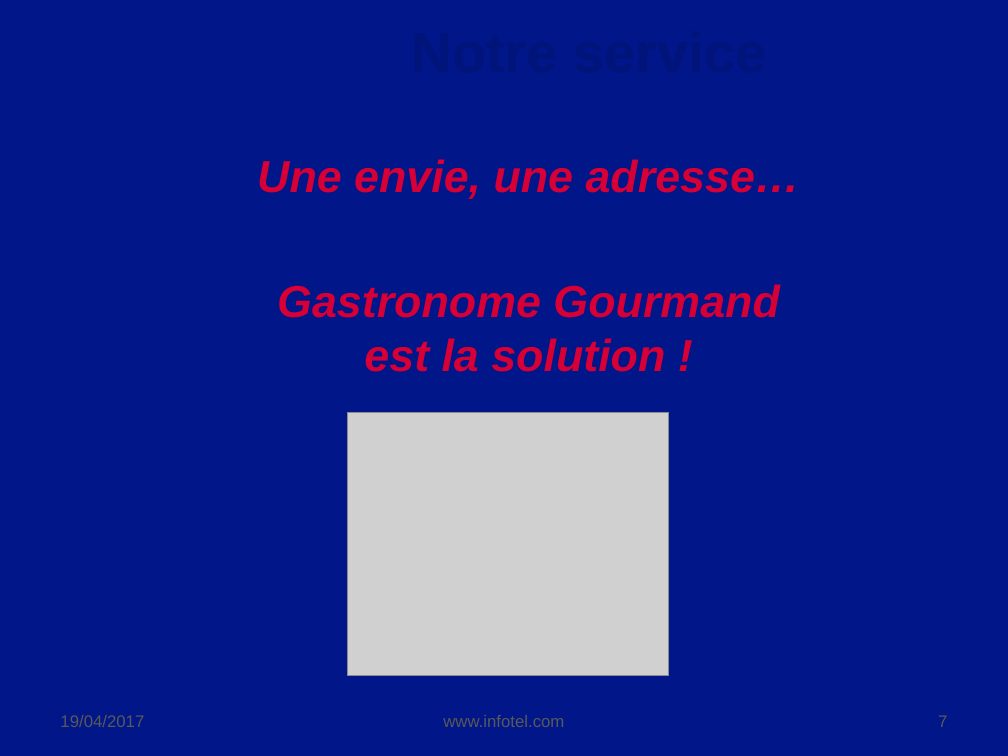
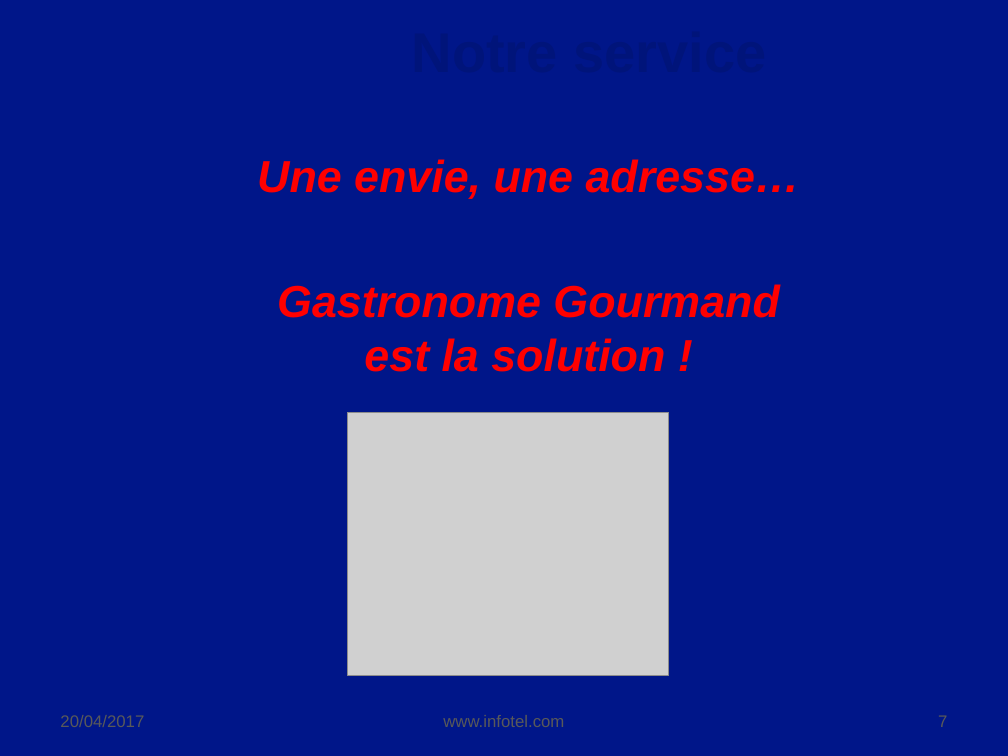
Before and after one commit to AlexandrePerrusset/GGourmand, a slide deck: slide 7 of PPT Gastronome Gourmand.pptx. Drawn at 1008x756 pixels with LibreOffice and Linux fonts; fonts in the diff are those of the drawing; grey boxes stand for pictures; background and template pictures are left out. Boxes give left, top, right and bottom in pixels: in the first picture for what was removed or moved away, otherwise in the second. Text is boxed around its words. In the diff, an @@ line names an element or a change of style, - is before the commit and + after.

```diff
--- a/PPT Gastronome Gourmand.pptx
+++ b/PPT Gastronome Gourmand.pptx
@@ text "Une envie, une adresse…" at (x1=257, y1=159, x2=800, y2=372): text colour #D60037 to #FF0000 @@
@@ text at (x1=60, y1=715, x2=144, y2=727): text changed @@
-19/04/2017
+20/04/2017
```
Also in this commit, not shown: 21 other slides changed.
